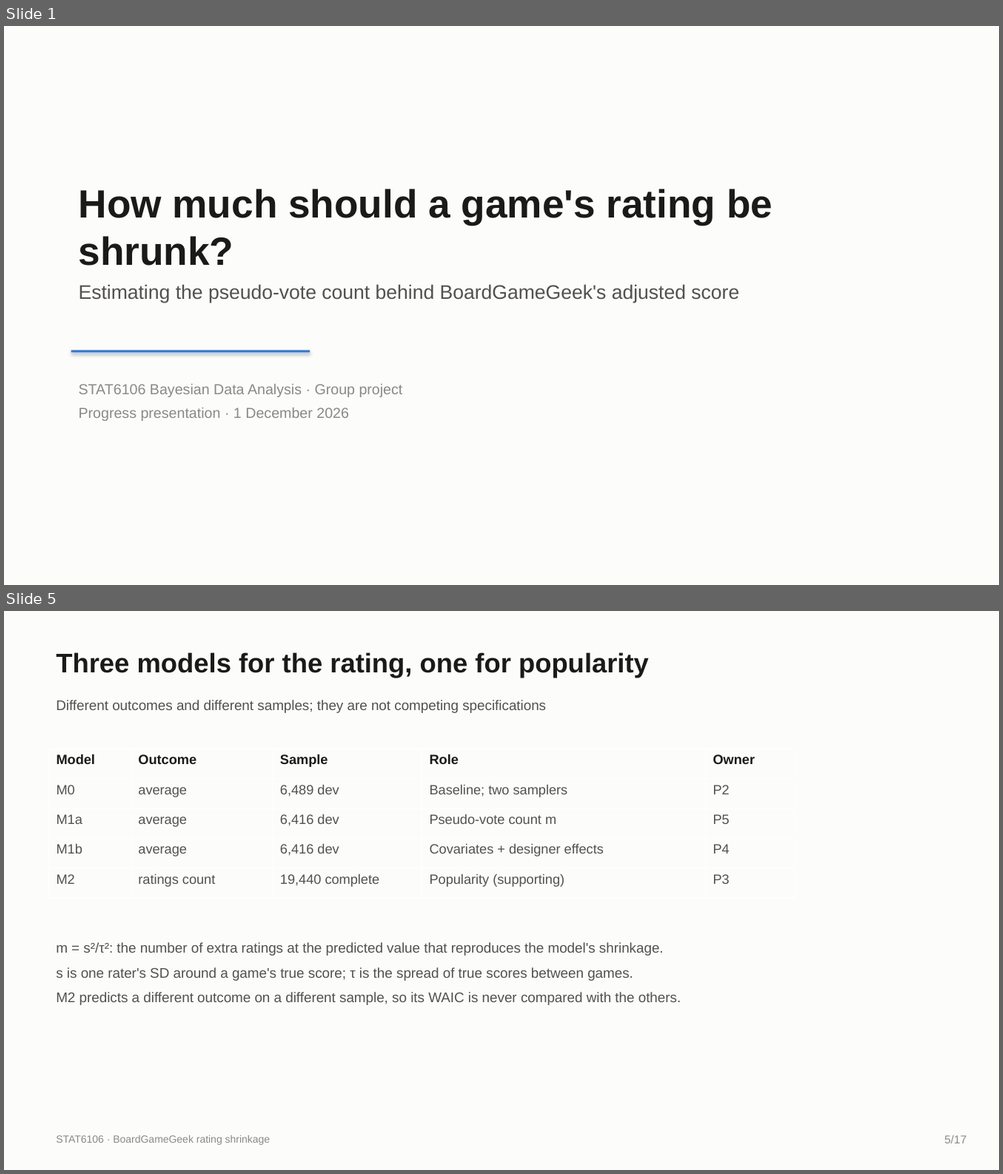
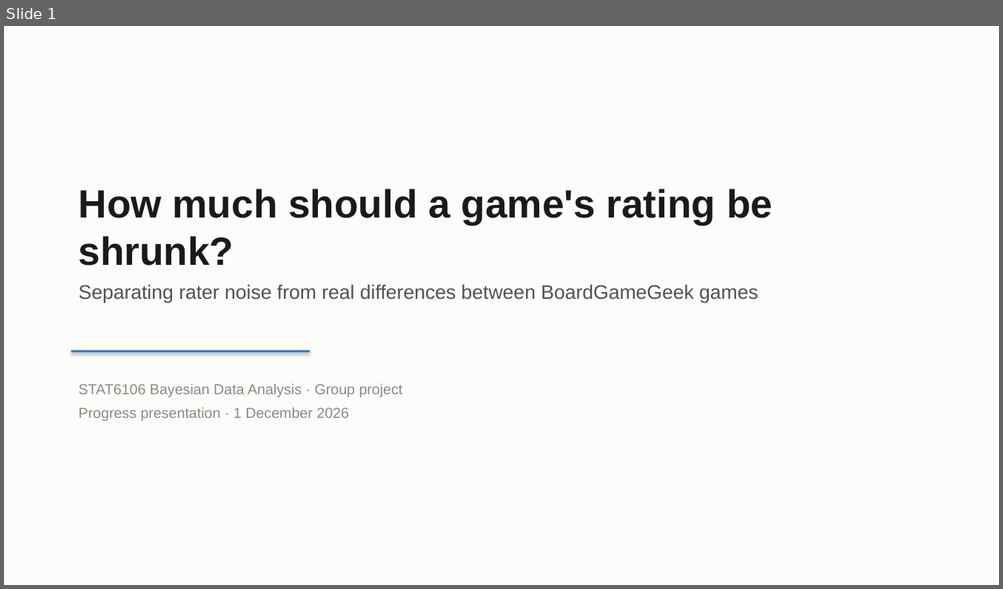
Before and after one commit to iwanttosleeeep/bayesian-boardgame-ratings, a slide deck: slides/Group_deck_draft.pptx. Shown one above the other, each under a label of ours: slides 1 and 5 before the commit, slide 1 after it; the slides between them are not shown. The pictures are 1003x1174 and 1003x589 pixels, drawn with LibreOffice and Linux fonts; fonts in the diff are those of the drawing. Boxes give left, top, right and bottom in pixels: in the first picture for what was removed or moved away, otherwise in the second. Text is boxed around its words. In the diff, an @@ line names an element or a change of style, - is before the commit and + after.

```diff
--- a/slides/Group_deck_draft.pptx
+++ b/slides/Group_deck_draft.pptx
@@ slide 5 removed at [4,611,999,1170], background #FCFCFB @@
@@ text removed at [56,652,649,678] @@
-Three models for the rating, one for popularity
@@ text removed at [56,700,546,713] @@
-Different outcomes and different samples; they are not competing specifications
@@ table removed at [48,749,795,898], 5 rows, 5 columns @@
-Model | Outcome | Sample | Role | Owner
-M0 | average | 6,489 dev | Baseline; two samplers | P2
-M1a | average | 6,416 dev | Pseudo-vote count m | P5
-M1b | average | 6,416 dev | Covariates + designer effects | P4
-M2 | ratings count | 19,440 complete | Popularity (supporting) | P3
@@ text removed at [56,943,680,1005] @@
-m = s²/τ²: the number of extra ratings at the predicted value that reproduces the model's shrinkage.
-s is one rater's SD around a game's true score; τ is the spread of true scores between games.
-M2 predicts a different outcome on a different sample, so its WAIC is never compared with the others.
@@ text removed at [56,1136,270,1145] @@
-STAT6106 · BoardGameGeek rating shrinkage
@@ text removed at [944,1136,966,1144] @@
-5/17
@@ slide 1 changed as well @@
@@ text at [79,284,758,303]: text changed @@
-Estimating the pseudo-vote count behind BoardGameGeek's adjusted score
+Separating rater noise from real differences between BoardGameGeek games
```
Also in this commit, not shown: 1 other slide changed, 17 slides added, 14 other slides removed, 6 other files.
